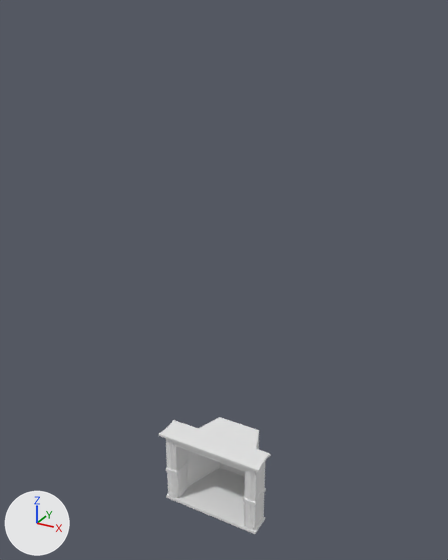
An edit to the FBX model Assets/Art/3D Models/Furniture/MESH_Fireplace.fbx, drawn before and after from the same camera.
Camera for both pictures: a camera (50 mm lens) standing at (6.09, -10.59, 11.62) and looking at (-0.09, 0.64, 6.01). The axes (+X, +Y, +Z) are drawn at lower left. The lights are the same throughout. Where no turn or scale is listed for an object, it has been applied to the vertices.

In view in the first picture: 'Fireplace', 'Fireplace.001'.
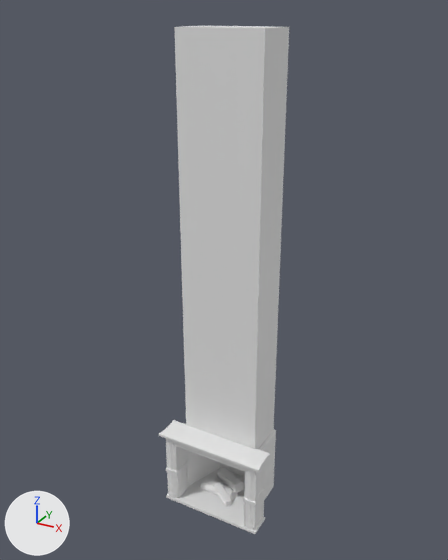
The newer file is also turned or shifted as a whole; pictures and numbers use the older file's frame.

What the commit changed:
me_cube_074 is used by ob_fireplace; location (0.0, 0.0, 1.0).
me_cube_074 had 452 vertices, 436 faces and spanned x -1.37..1.37, y -0.37..0.29, z -1.07..0.98.
me_cube_074 now has 481 vertices, 464 faces and spans x -1.37..1.37, y -0.37..1.34, z -1.07..10.28.
Part 1, on me_cube_074:
6 vertices are added at (-1.02, 1.34, -0.11), (-1.02, 1.34, -0.2), (1.02, 1.34, -0.11), (1.02, 1.34, -0.2), (0.0, 1.34, 0.83), (0.0, 1.34, 10.28).
18 new vertices lie (0.0, 1.08, 0.0) away from vertices in x -1.03..1.03, y 0.26, z -1.0..0.83.
5 new vertices lie (0.0, 0.0, 9.45) away from vertices in x -0.96..0.96, y 0.26..1.34, z 0.83.
28 new faces join them.
Mesh me_cube_077 is new.
It has 48 vertices, 42 faces and spans x -0.667..0.516, y -0.757..0.373, z -0.24..0.152.
Object 'Log_Fireplace' (ob_log_fireplace) is new; it shows me_cube_077.
Its location is (-0.02, 0.84, 0.23).

Location of each change, (x1, y1, x2, y2) in pixels of the pictures (448 x 560 px):
'Fireplace', reshaped (16% wider, 355% taller): before (159, 420, 271, 530); after (159, 26, 289, 530)
'Log_Fireplace', added: after (199, 467, 245, 507)
part 1 of me_cube_074, added: after (174, 26, 289, 500)
